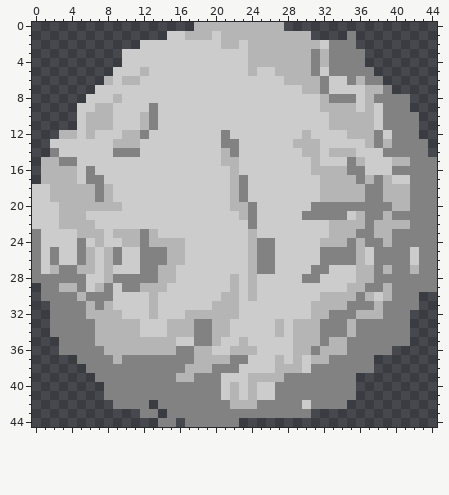
A pixel-art sprite gets an edit: images/boulder2.png. The first picture shows the starting point.
The file is 180x180 pixels, drawn in blocks of 4x4; one block is one cell here.
After the commit:
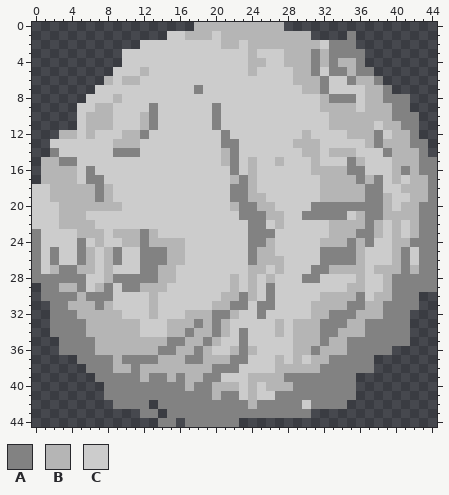
Palette (. is transparent): A #828282  B #b5b5b5  C #cccccc
The edit:
@@ x 0..44 @@
  2 ............CCCCCCCCCBBCBBBBBBBBCAAA.........
- 3 ..........CCCCCCCCCCCCCCBBBBBBBABAAAA........
- 4 ..........CCCCCCCCCCCCCCBBBBBBBABAAAA........
- 5 .........CCCBCCCCCCCCCCCBCCBBBBACAAAAA.......
- 6 ........BCBBCCCCCCCCCCCCCCCCBBBBACCABAA......
- 7 .......CCCCCCCCCCCCCCCCCCCCCCCBBACCCCBBA.....
- 8 ......CCCBCCCCCCCCCCCCCCCCCCCCCCBAAACBAAAA...
- 9 .....CCBBCCCCACCCCCCCCCCCCCCCCCCBBBBCBCAAA...
-10 .....CBBBCCCBACCCCCCCCCCCCCCCCCCCBBBBBCAAAA..
-11 .....CBBBCCCBACCCCCCCCCCCCCCCCCCCBBBBBCAAAA..
-12 ...BBCBCCCBBACCCCCCCCACCCCCCCCBCCCCBBBACAAA..
-13 ..CCCCCCCBBBCCCCCCCCCAACCCCCCBBBCCCCCBABAAAA.
-14 ..ACCCCCCAAACCCCCCCCCBACCCCCCCBBCBBBCCCAAAAA.
-15 .BBAACCCCCCCCCCCCCCCCBBCCCCCCCCBCCCABCCCBBAAA
-16 .BBBBCACCCCCCCCCCCCCCCBCCCCCCCCBBBBAACCCAAAAA
-17 .BBBBCAACCCCCCCCCCCCCCBACCCCCCCCBBBBABABCCAAA
-18 CCBBBBBABCCCCCCCCCCCCCBACCCCCCCCBBBBBAABBBAAA
-19 CCBBBBBABCCCCCCCCCCCCCBACCCCCCCCBBBBBAABBBAAA
-20 CCCBBBBBBBCCCCCCCCCCCCBBACCCCCCAAAAAAAAABBAAA
-21 CCCBBBCCCCCCCCCCCCCCCCCBACCCCCAAAAACBAABAAAAA
-22 CCCBBBBCCCCCCCCCCCCCCCCCACCCCCCCCBBBBABBBBAAA
-23 ACCCCBBBCBBBABCCCCCCCCCCBCCCCCCCCBBBAABBAAAAA
-24 ACCCCACBCCBBABBBBCCCCCCCBAACCCCCBBBABAABAAAAA
-25 ACACCABCBACCAAABBCCCCCCCBAACCCCCAAAABCAAAACAA
-26 ACACCABCBACCAAABBCCCCCCCBAACCCCCAAAABCAAAACAA
-27 ACBAABBCBCCCAABBCCCCCCCCBAACCCCAACCCBBABAABAA
-28 AAAAAACCBAAAAABBCCCCCCBCBCCCCCAACCCCBBAAAAAAA
-29 .AABBACBACAABBBCCCCCCCBCBCCCCCCCCCCBBAABAAAAA
-30 .AAAABAAACCCCBCCCCCCCBBCBCCCCCCCBBBBABCBAAA..
-31 ..AAAABABCCCCBCCCCCCBBBCCCCCCCCBBBBAAABAAAA..
-32 ..AAAABBBBCCCBCCCBBBBBBCCCCCCCCBBAAABBBAAA...
-33 ..AAAAABBBBBCCCBBBAABBCCCCCBCBBBAAABAAAAAA...
-34 ..AAAAABBBBBCCCBBBAABBCCCCCBCBBBAAABAAAAAA...
-35 ...AAAABBBBBBBBBCCAABCCBCCCCCBBBABBAAAAAAA...
-36 ...AAAAABBBBBBBBAABBCCBBBCCCCBBABBBAAAAA.....
-37 .....AAAABAAAAAAAABBBBAACCCBCBCBBAAAAA.......
-38 ......AAAAAAAAAAABBBAAACCCCBBBCAAAAAAA.......
-39 .......AAAAAAAAABBAAACCCBBBBAAAAAAAA.........
-40 ........AAAAAAAAAAAAACBCBCCAAAAAAAAA.........
-41 ........AAAAAAAAAAAAACBCBCCAAAAAAAAA.........
-42 .........AAAA.AAAAAAAABBBAAAAACAAAA..........
+ 3 ..........CCCCCCCCCCCCCCBCCCBBBABAAAA........
+ 4 ..........CCCCCCCCCCCCCCBBCCBBBABABBA........
+ 5 .........CCCBCCCCCCCCCCCBCCCCBBACAABAA.......
+ 6 ........BCBBCCCCCCCCCCCCCCCCCBBBACCABBA......
+ 7 .......CCCCCCCCCCCACCCCCCCCCCCBBACCCCBBA.....
+ 8 ......CCCBCCCCCCCCCCCCCCCCCCCCCCBAAACBBAAA...
+ 9 .....CCBBCCCCACCCCCCACCCCCCCCCCCBBBBCBBBAA...
+10 .....CBBBCCCBACCCCCCACCCCCCCCCCCCBBBBBBBAAA..
+11 .....CBBBCCCBACCCCCCACCCCCCCCCCCCBBBBBCBBAA..
+12 ...BBCBCCCBBACCCCCCCCACCCCCCCCBCCCCBBBACBBA..
+13 ..CCCCCCCBBBCCCCCCCCCAACCCCCCBBBCCCCCBABBBAA.
+14 ..ACCCCCCAAACCCCCCCCCBACCCCCCCBBCBBBCCCABBBA.
+15 .BBAACCCCCCCCCCCCCCCCBACBCCBCCCBCCCABCCCBBBAA
+16 .BBBBCACCCCCCCCCCCCCCCACBCCCCCCBBBBAACCCBABAA
+17 .BBBBCAACCCCCCCCCCCCCCBABCCCCCCCBBBBABACBCBBA
+18 CCBBBBBABCCCCCCCCCCCCCAABCCCCCCCBBBBBAACCBBBA
+19 CCBBBBBABCCCCCCCCCCCCCAABBCCCCCCBBBBBAABCCBBA
+20 CCCBBBBBBBCCCCCCCCCCCCBAABBCCCCAAAAAAAABCBBAA
+21 CCCBBBCCCCCCCCCCCCCCCCCAAABBCCAAAAACBAABBBBAA
+22 CCCBBBBCCCCCCCCCCCCCCCCCAACBCCCCCBBBBABCBCBAA
+23 ACCCCBBBCBBBABCCCCCCCCCCAAACCCCCCBBBAABCBCBAA
+24 ACCCCACBCCBBABBBBCCCCCCCAABCCCCCBBBABACCBBAAA
+25 ACACCABCBACCAAABBCCCCCCCABBCCCCCAAAABCCCBACAA
+26 ACACCABCBACCAAABBCCCCCCCABBBCCCCAAAABCCCBACAA
+27 ACBAABBCBCCCAABBCCCCCCCCBBCBCCCAABBBBCBBBABAA
+28 AAAAAACCBAAAAABBCCCCCCBCBCBCCCAACCCCBCCBAAAAA
+29 .AABBACBACAABBBCCCCCCCBCBCACCCCCCCCBBCCBAAAAA
+30 .AAAABAAACCCCBCCCCCCCBBABCACCCCCBBBBACBBAAA..
+31 ..AABBBABCCCCBCCCCCCBBAACAACCCCBBBBAABBAAAA..
+32 ..AAABBBBBCCCBCCCBBBAABCCACCCCCBBAAABBBAAA...
+33 ..AAAABBBBBBCCCBBBABABCCCCCBCBBBAAABBAAAAA...
+34 ..AAAABBBBBBCCCBBABBABCACCCBCBBBAABBBAAAAA...
+35 ...AAAABBBBBBBBAABBABCCACCCCCBBBABBAAAAAAA...
+36 ...AAAABBBBBBBAABBABCCBABCCCCBBABBBAAAAA.....
+37 .....AAAABAAAABBBAABBBAACCCBCBCBBAAAAA.......
+38 ......AAABBABBBBBBBBAAACCCCBBBBBAAAAAA.......
+39 .......AAAAABAABABBAACCCBBBBAAAAAAAA.........
+40 ........AAAAAAAAABAABBBCBCBBBAAAAAAA.........
+41 ........AAAAAAAAAAAABAACBCCAAAAAAAAA.........
+42 .........AAAA.AAAAAAAAAABAAAAACAAAA..........
 43 ............AA.AAAAAAAAAAAAAAAA..............
Changed places in both pictures, as pixel boxes (x1, y1, x2, y2):
changed: (68, 49, 428, 409)
